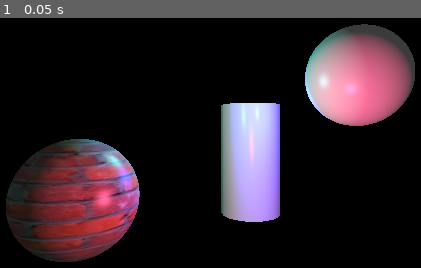
Above: before the commit, frame 1.
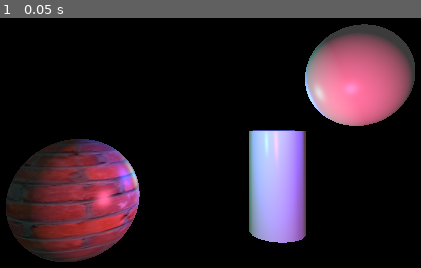
Above: after the commit, the same moment.

Repository: Tweety-lab/GodotAbstractedPhong
Game: Godot game, scene res://Scenes/Example_Scene.tscn
Same seed, same stepped clock (60 frames per second), same inputs: the game is played once before the commit and once after it. The project has no main scene, so this scene is started directly.
Inputs:
- Up to frame 1 (0.05 s): no input

The runs differ from the first frame. In frame 1, 13% of the frame differs, in the area x 15-85%, y 5-90%.

Commit message:
Changes example scene

Diff:
--- a/Scenes/Example_Scene.tscn
+++ b/Scenes/Example_Scene.tscn
@@ -29,7 +29,7 @@
 [node name="ExampleScene" type="Node3D"]
 
 [node name="CSGCylinder3D" type="CSGCylinder3D" parent="."]
-transform = Transform3D(1, 0, 0, 0, 1, 0, 0, 0, 1, -1.90942, 0.0604637, -1.72281)
+transform = Transform3D(1, 0, 0, 0, 1, 0, 0, 0, 1, -2.215, -0.379026, -2.23185)
 height = 1.83633
 sides = 16
 material = SubResource("ShaderMaterial_bqgf5")
@@ -40,7 +40,7 @@
 omni_range = 20.0
 
 [node name="OmniLight3D3" type="OmniLight3D" parent="."]
-transform = Transform3D(1, 0, 0, 0, 1, 0, 0, 0, 1, 0.171845, 0.854089, -0.726543)
+transform = Transform3D(1, 0, 0, 0, 1, 0, 0, 0, 1, -0.66964, 0.263573, -0.726543)
 light_color = Color(0.128569, 0.499358, 0.45623, 1)
 omni_range = 20.0
 
